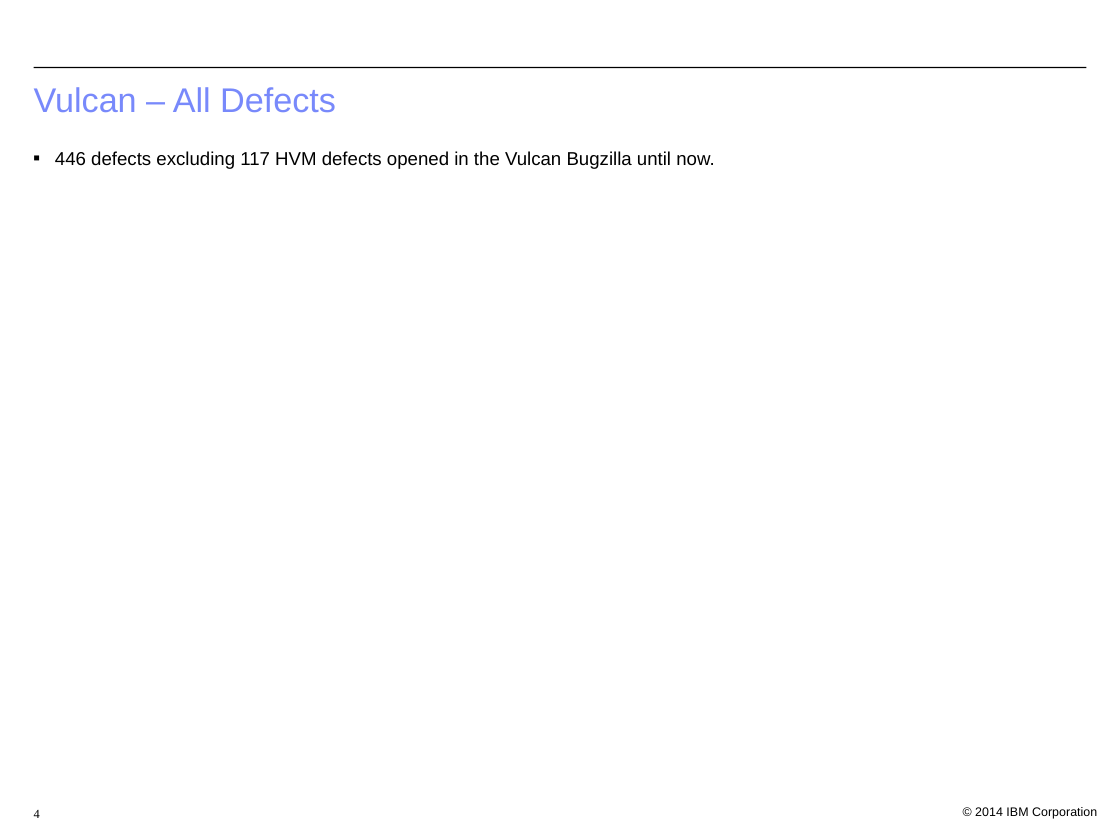
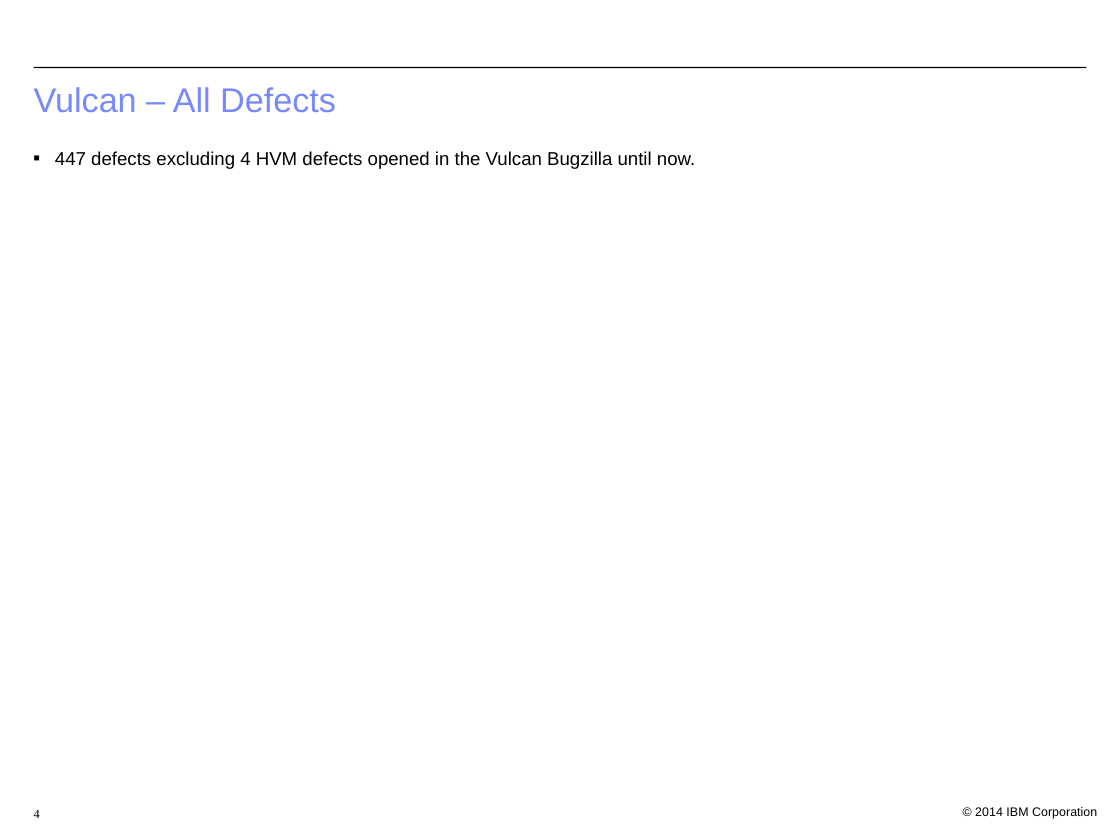
Before and after one commit to bjwt/test, a slide deck: slide 4 of bugs/Vulcan Defect Status 20160704.odp. Drawn at 1120x840 pixels with LibreOffice and Linux fonts; fonts in the diff are those of the drawing; background and template pictures are left out. Boxes give left, top, right and bottom in pixels: in the first picture for what was removed or moved away, otherwise in the second. Text is boxed around its words. In the diff, an @@ line names an element or a change of style, - is before the commit and + after.

```diff
--- a/bugs/Vulcan Defect Status 20160704.odp
+++ b/bugs/Vulcan Defect Status 20160704.odp
@@ text at box(55, 151, 695, 169): text changed @@
-■ 446 defects excluding 117 HVM defects opened in the Vulcan Bugzilla until now.
+■ 447 defects excluding 4 HVM defects opened in the Vulcan Bugzilla until now.
```
Also in this commit, not shown: 2 other slides changed, 2 slides added, 4 other files.
